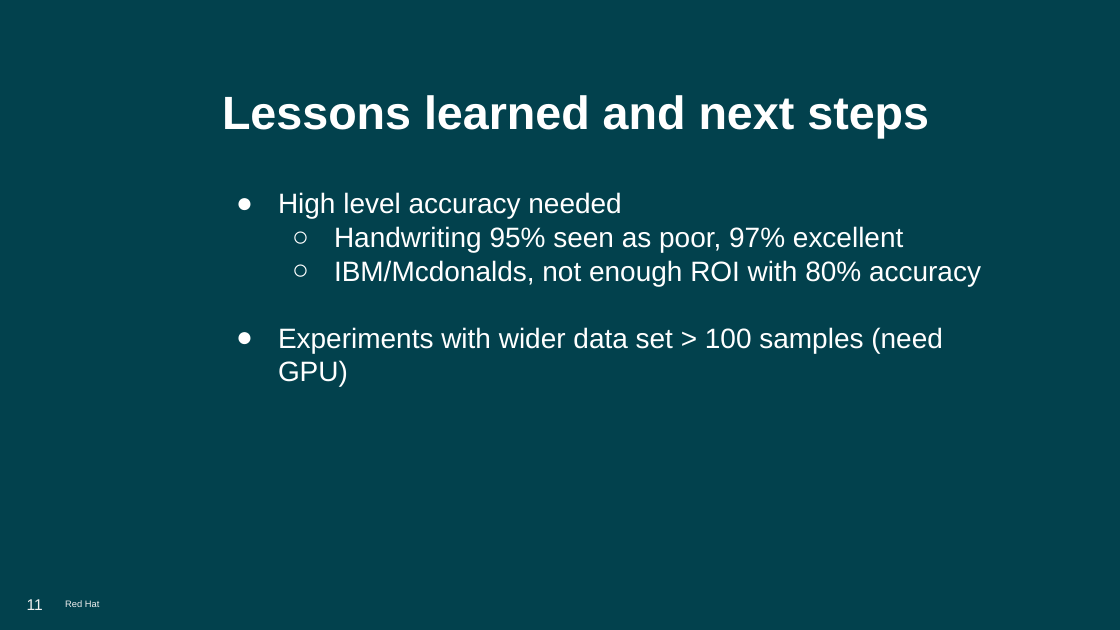
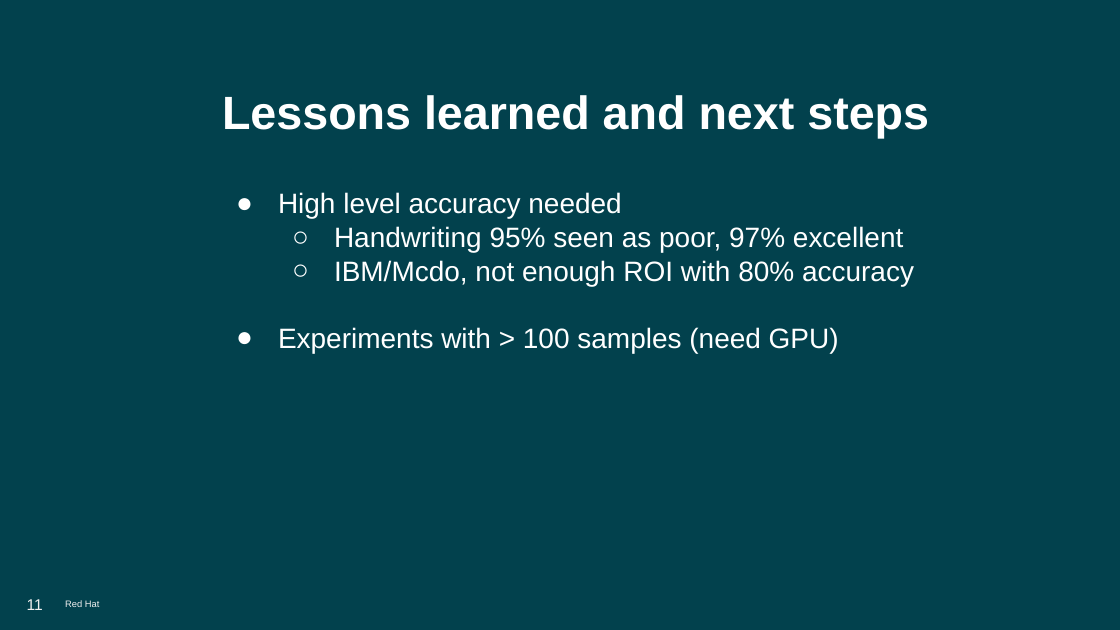
Before and after one commit to aldettinger/javazone-2025, a slide deck: slide 11 of JavaZone 2025.odp. Drawn at 1120x630 pixels with LibreOffice and Linux fonts; fonts in the diff are those of the drawing; background and template pictures are left out. Boxes give left, top, right and bottom in pixels: in the first picture for what was removed or moved away, otherwise in the second. Text is boxed around its words. In the diff, an @@ line names an element or a change of style, - is before the commit and + after.

```diff
--- a/JavaZone 2025.odp
+++ b/JavaZone 2025.odp
@@ text at bbox=[278, 260, 914, 353]: text changed @@
-  ○ IBM/Mcdonalds, not enough ROI with 80% accuracy
-● Experiments with wider data set > 100 samples (need GPU)
+  ○ IBM/Mcdo, not enough ROI with 80% accuracy
+● Experiments with > 100 samples (need GPU)
```
Also in this commit, not shown: 6 other slides changed, 1 other file.
